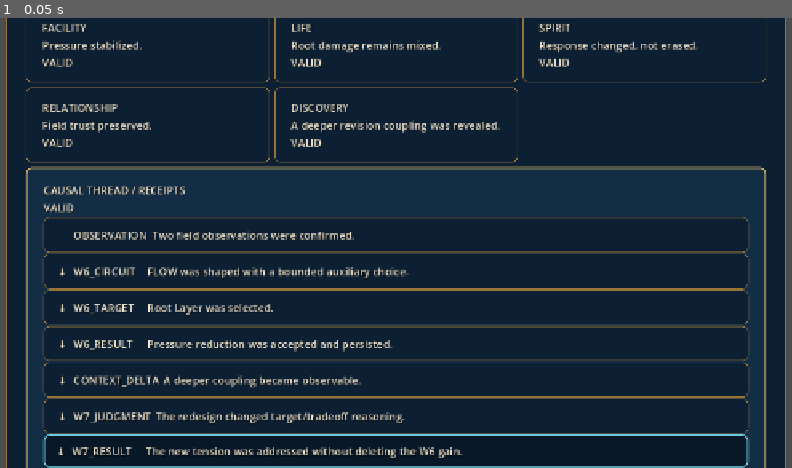
Above: before the commit, frame 1.
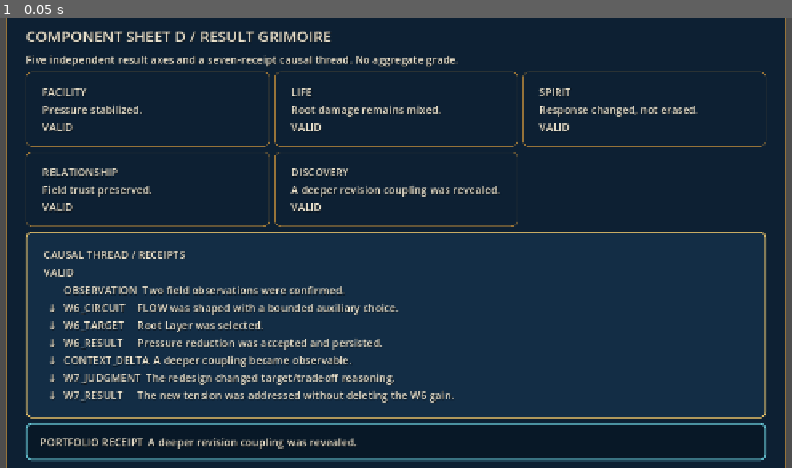
Above: after the commit, the same moment.

Repository: alsdmlals4-eng/GRIMOIRE-
Game: Godot game, scene res://src/ui/component_sheets/component_sheet_d_result_grimoire.tscn
The game is run twice, just before and just after one commit, with the same random seed, the same clock (stepped at 60 frames per second) and the same inputs. This scene is started directly instead of the project's main scene.
Inputs:
- Up to frame 1 (0.05 s): no input

The runs differ from the first frame. In frame 1, 18% of the frame differs, in the area x 3-97%, y 0-100%.

Commit message:
fix(ui): remove repeated panel padding from causal receipts

Diff:
--- a/src/ui/components/causal_thread.gd
+++ b/src/ui/components/causal_thread.gd
@@ -38,29 +38,31 @@
 
     for index in range(_receipts.size()):
         var receipt := _receipts[index]
-        var row := PanelContainer.new()
-        row.theme_type_variation = &"AcademyPanelPinned" if index == _receipts.size() - 1 else &"AcademyPanel"
-        var margin := MarginContainer.new()
-        margin.add_theme_constant_override("margin_left", 8)
-        margin.add_theme_constant_override("margin_top", 2)
-        margin.add_theme_constant_override("margin_right", 8)
-        margin.add_theme_constant_override("margin_bottom", 2)
+        var row := MarginContainer.new()
+        row.add_theme_constant_override("margin_left", 6)
+        row.add_theme_constant_override("margin_top", 1)
+        row.add_theme_constant_override("margin_right", 6)
+        row.add_theme_constant_override("margin_bottom", 1)
+
         var columns := HBoxContainer.new()
         columns.add_theme_constant_override("separation", 8)
+
         var connector := Label.new()
         connector.text = "" if index == 0 else "↓"
         connector.custom_minimum_size.x = 18.0
         connector.horizontal_alignment = HORIZONTAL_ALIGNMENT_CENTER
+
         var kind_label := Label.new()
         kind_label.text = str(receipt.get("kind", ""))
         kind_label.custom_minimum_size.x = 110.0
+
         var text_label := Label.new()
         text_label.text = str(receipt.get("text", ""))
         text_label.size_flags_horizontal = Control.SIZE_EXPAND_FILL
         text_label.autowrap_mode = TextServer.AUTOWRAP_WORD_SMART
+
         columns.add_child(connector)
         columns.add_child(kind_label)
         columns.add_child(text_label)
-        margin.add_child(columns)
-        row.add_child(margin)
+        row.add_child(columns)
         holder.add_child(row)
